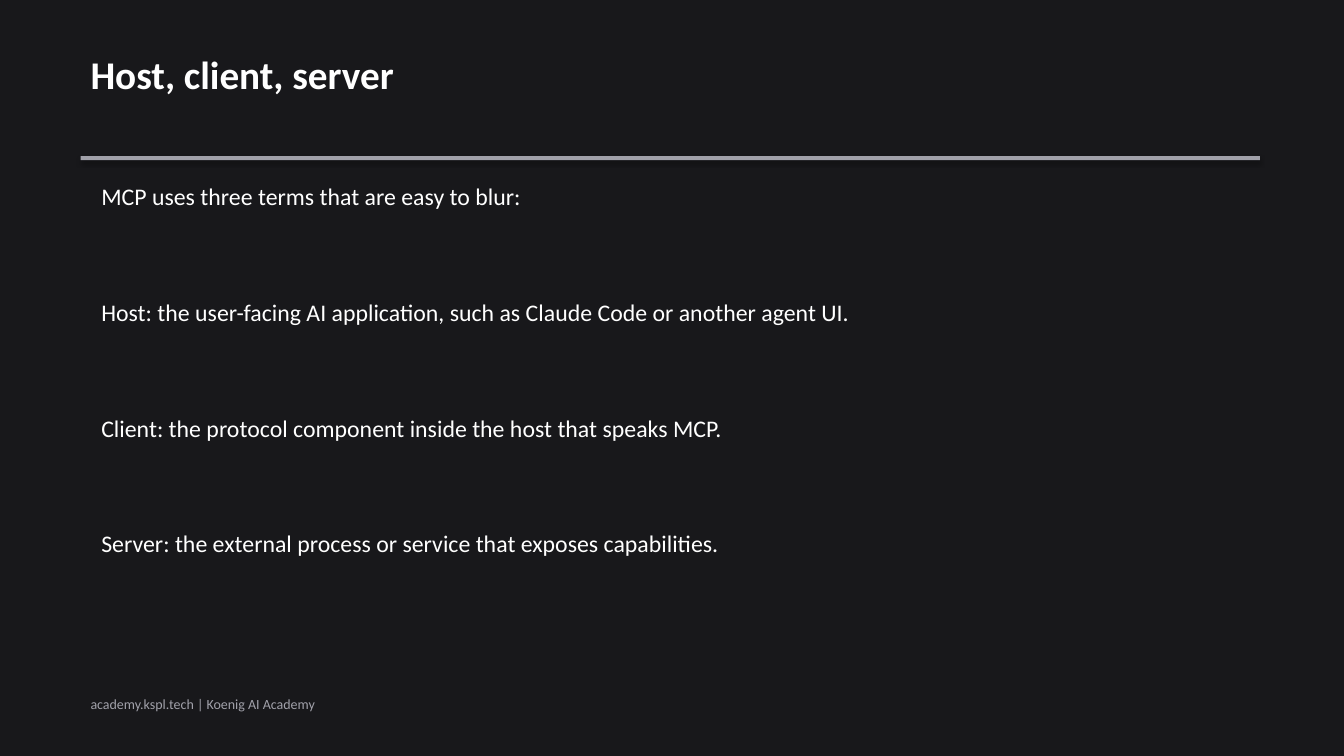
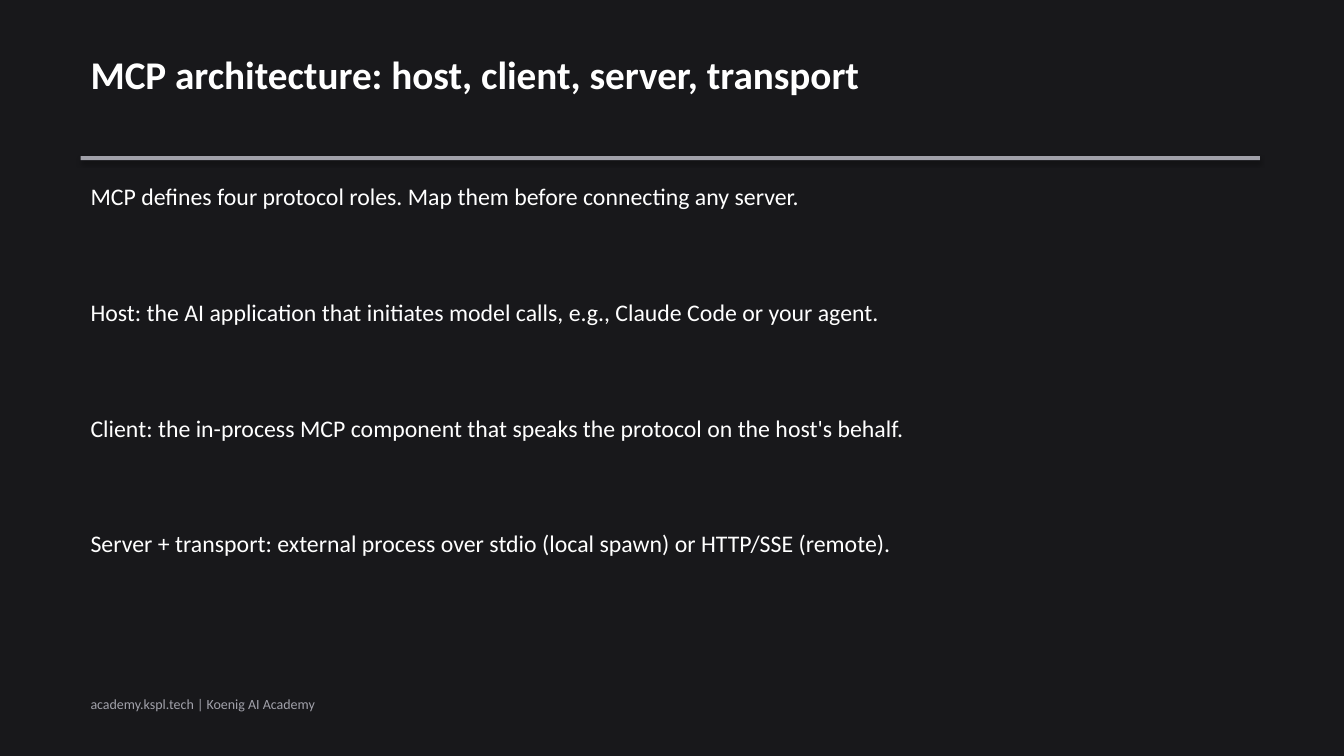
Before and after one commit to Koenig-Solutions-Private-Limited/koenig-ai-org, a slide deck: slide 2 of vault/courses/claude-tool-use-from-zero/ch02-slides.pptx (slide 4 before the commit). Drawn at 1344x756 pixels with LibreOffice and Linux fonts; fonts in the diff are those of the drawing. Boxes give left, top, right and bottom in pixels: in the first picture for what was removed or moved away, otherwise in the second. Text is boxed around its words. In the diff, an @@ line names an element or a change of style, - is before the commit and + after.

```diff
--- a/vault/courses/claude-tool-use-from-zero/ch02-slides.pptx
+++ b/vault/courses/claude-tool-use-from-zero/ch02-slides.pptx
@@ text at bbox=[91, 61, 859, 95]: text changed @@
-Host, client, server
+MCP architecture: host, client, server, transport
@@ text at bbox=[91, 188, 799, 209]: text changed @@
-MCP uses three terms that are easy to blur:
+MCP defines four protocol roles. Map them before connecting any server.
@@ text at bbox=[91, 304, 879, 325]: text changed @@
-Host: the user-facing AI application, such as Claude Code or another agent UI.
+Host: the AI application that initiates model calls, e.g., Claude Code or your agent.
@@ text at bbox=[91, 420, 903, 441]: text changed @@
-Client: the protocol component inside the host that speaks MCP.
+Client: the in-process MCP component that speaks the protocol on the host's behalf.
@@ text at bbox=[91, 534, 891, 556]: text changed @@
-Server: the external process or service that exposes capabilities.
+Server + transport: external process over stdio (local spawn) or HTTP/SSE (remote).
```
Also in this commit, not shown: 2 other slides changed, 3 slides added, 3 slides removed.
